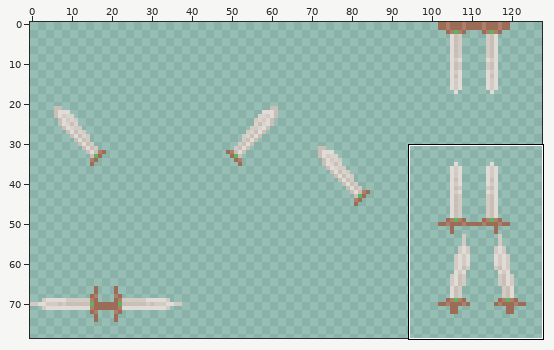
A sprite sheet gets an edit: images/linksword-sheet0.png. The picture above shows the old version from afar; the outline marks the close-up.
Close-up. Old version:
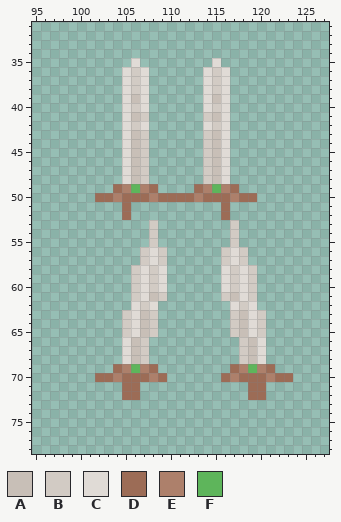
The file is 128x128 pixels. Colours within 5 levels of each other are drawn and written as one. Shown: x 95..127, y 31..78. The wide view leaves out empty margins.
Palette (. is transparent): A #c8bfb7  B #d2cbc4  C #e0dbd6  D #9c6c56  E #ad806b  F #5eb55b
Pixels before, first column x 102:
35 ....C........C........
36 ...CBC......CBC.......
37 ...CBC......CBC.......
38 ...CBC......CBC.......
39 ...CAC......CAC.......
40 ...CBC......CBC.......
41 ...CAB......BAC.......
42 ...CBC......CBC.......
43 ...CAB......BAC.......
44 ...CAB......BAC.......
45 ...CAB......BAC.......
46 ...CAB......BAC.......
47 ...CAB......BAC.......
48 ...CAB......BAC.......
49 ..DEFED....DEFED......
50 DDEDDDEDDDDEDDDEDD....
51 ...D..........D.......
52 ...D..........D.......
53 ......B........B......
54 ......B........B......
55 ......B........B......
56 .....BCB......BCB.....
57 .....BCB......BCB.....
58 ....BCBC......CBCB....
59 ....BCBC......CBCB....
60 ....BCBC......CBCB....
61 ....BCAB......BACB....
62 ....CBC........CBC....
63 ...BCAB........BACB...
64 ...BCAB........BACB...
65 ...BCAB........BACB...
66 ...CAB..........BAC...
67 ...CAB..........BAC...
68 ...CAB..........BAC...
69 ..DEFED........DEFED..
70 DDEDDDED......DEDDDEDD
71 ...DD............DD...
72 ...DD............DD...
And afterwards:
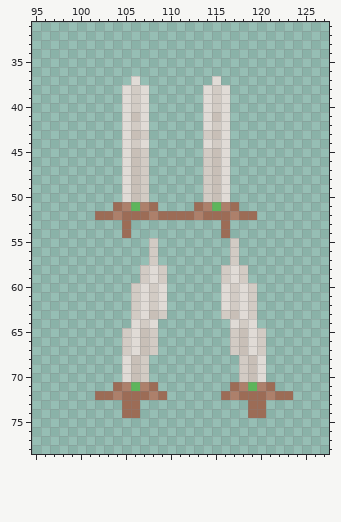
Edits made:
Changed rows in their new state; - is an unchanged pixel.
first column x 105:
35 -.--------.-
36 ...------...
37 .C.------.C.
39 -B--------B-
41 --C------C--
44 -BC------CB-
first column x 102:
49 --.CAB.----.BAC.------
50 ...CAB......BAC...----
51 --DEFED----DEFED------
52 DDE-DDEDDDDEDD-EDD----
53 ---D--.-------D.------
54 ---D--.-------D.------
56 -----.B.------.B.-----
57 -----.B.------.B.-----
58 ----.BCB------BCB.----
59 ----.BCB------BCB.----
61 ------BC------CB------
62 ----BCBC------CBCB----
63 ---.BCAB------BACB.---
64 ---.-BC--------CB-.---
66 ---BCAB--------BACB---
67 ---BCAB--------BACB---
69 --.CAB.--------.BAC.--
70 ...CAB..------..BAC...
71 --DEFED--------DEFED--
72 DDE--DED------DED--EDD
73 ---DD------------DD---
74 ---DD------------DD---
